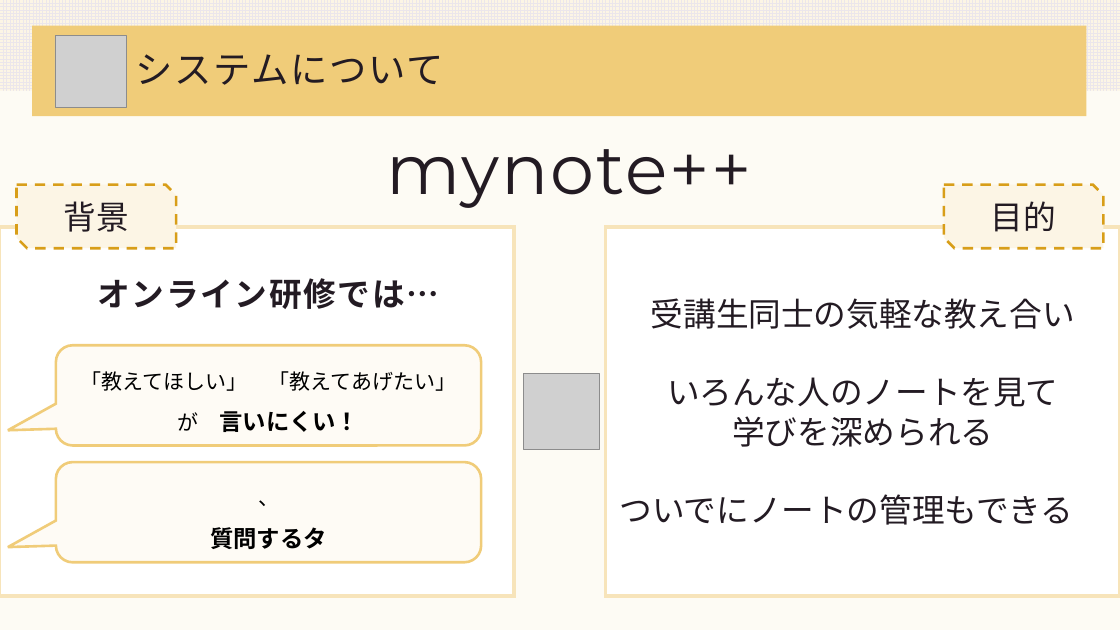
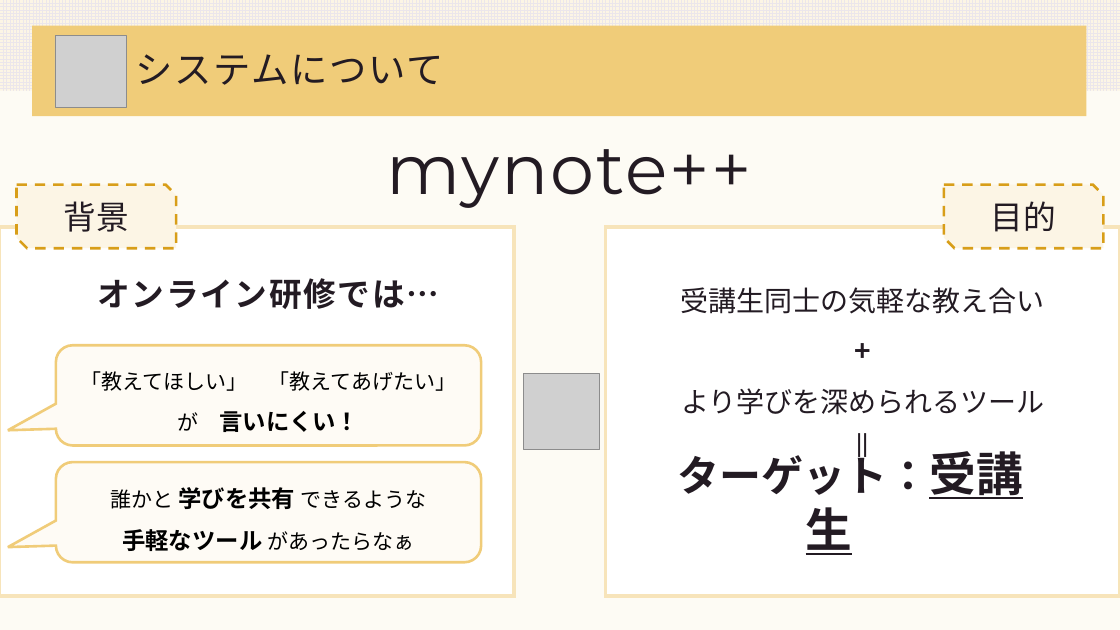
Before and after one commit to DOJO-2021/A-4, a slide deck: slide 8 of documents/worldMap発表資料.pptx (slide 10 before the commit). Drawn at 1120x630 pixels with LibreOffice and Linux fonts; fonts in the diff are those of the drawing; grey boxes stand for pictures. Boxes give left, top, right and bottom in pixels: in the first picture for what was removed or moved away, otherwise in the second. Text is boxed around its words. In the diff, an @@ line names an element or a change of style, - is before the commit and + after.

```diff
--- a/documents/worldMap発表資料.pptx
+++ b/documents/worldMap発表資料.pptx
@@ text in rectangle at box(681, 287, 1045, 314): size 28 to 24 pt in "受講生同士の気軽な教え合い"; line spacing 1 to 1.5 @@
@@ text in rectangle at box(681, 388, 1044, 415): text changed; size 28 to 24 pt @@
-いろんな人のノートを見て
-学びを深められる
-ついでにノートの管理もできる
++
+より学びを深められるツール
+||
@@ text added at box(677, 448, 1022, 555), 36 pt, text #231B23, bold @@
+ターゲット：受講生
@@ text in rounded speech box at box(111, 487, 427, 551): text changed; size 20 to 18 pt; bold off @@
-、
-質問するタ
+誰かと 学びを共有 できるような
+手軽なツール があったらなぁ
```
Also in this commit, not shown: 8 other slides changed, 2 slides added, 3 slides removed.
